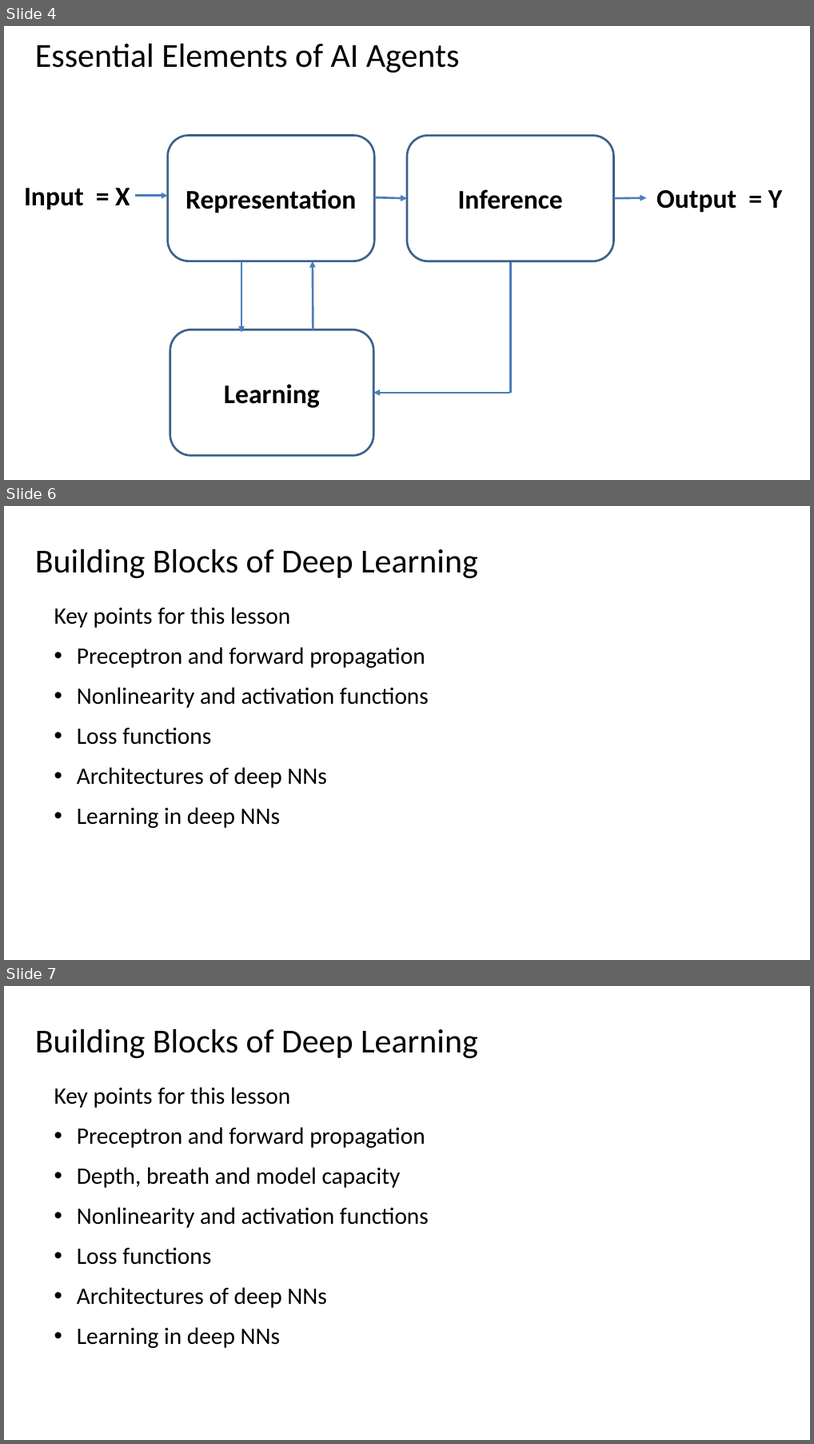
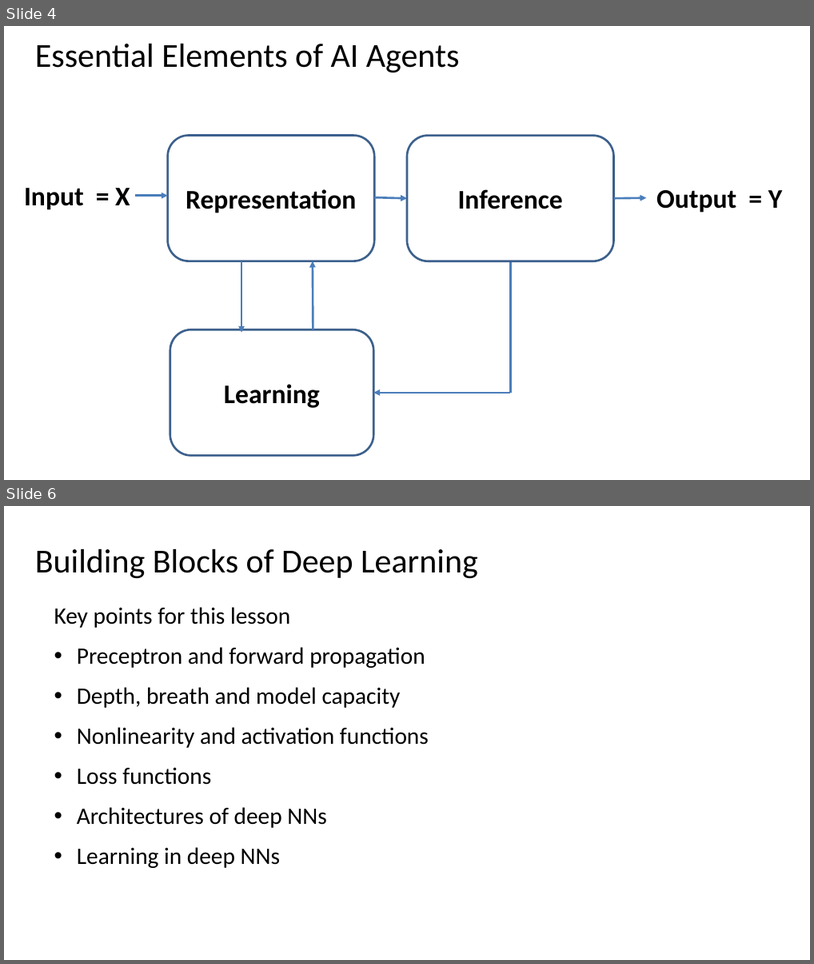
Before and after one commit to StephenElston/CSCI-E25, a slide deck: Slides/5_BuildingBlocksOfDeepLearning.pptx. Shown one above the other, each under a label of ours: slides 4, 6 and 7 before the commit, slides 4 and 6 after it; the slides between them are not shown. The pictures are 814x1444 and 814x964 pixels, drawn with LibreOffice and Linux fonts; fonts in the diff are those of the drawing. Boxes give left, top, right and bottom in pixels: in the first picture for what was removed or moved away, otherwise in the second. Text is boxed around its words. In the diff, an @@ line names an element or a change of style, - is before the commit and + after.

```diff
--- a/Slides/5_BuildingBlocksOfDeepLearning.pptx
+++ b/Slides/5_BuildingBlocksOfDeepLearning.pptx
@@ slide 6 removed at [4, 506, 810, 960], background #FFFFFF @@
@@ title removed at [35, 549, 478, 579] @@
-Building Blocks of Deep Learning
@@ text removed at [54, 607, 429, 828] @@
-Key points for this lesson
-• Preceptron and forward propagation
-• Nonlinearity and activation functions
-• Loss functions
-• Architectures of deep NNs
-• Learning in deep NNs
@@ what was slide 7 is now slide 6 @@
```
Also in this commit, not shown: 8 slides changed.
